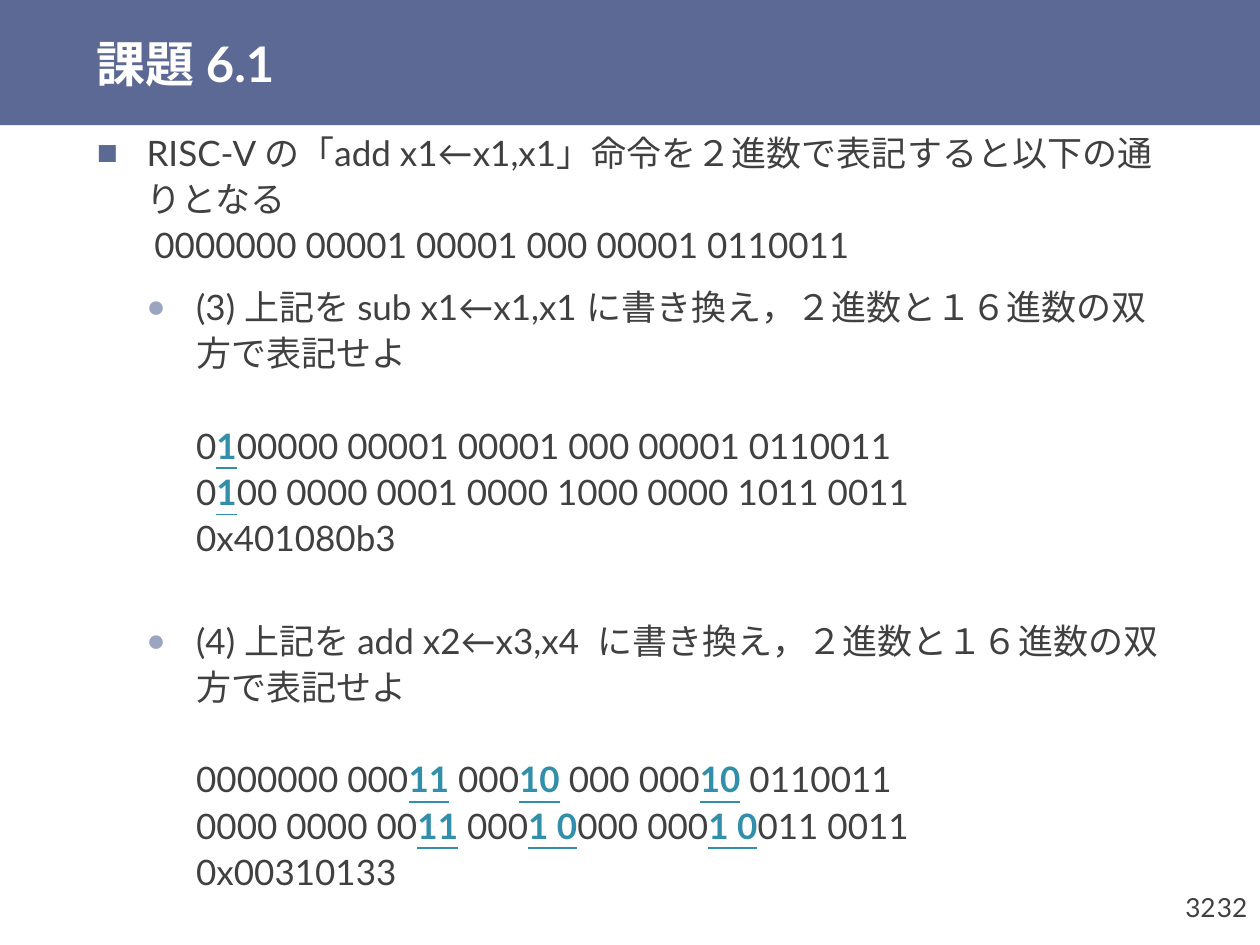
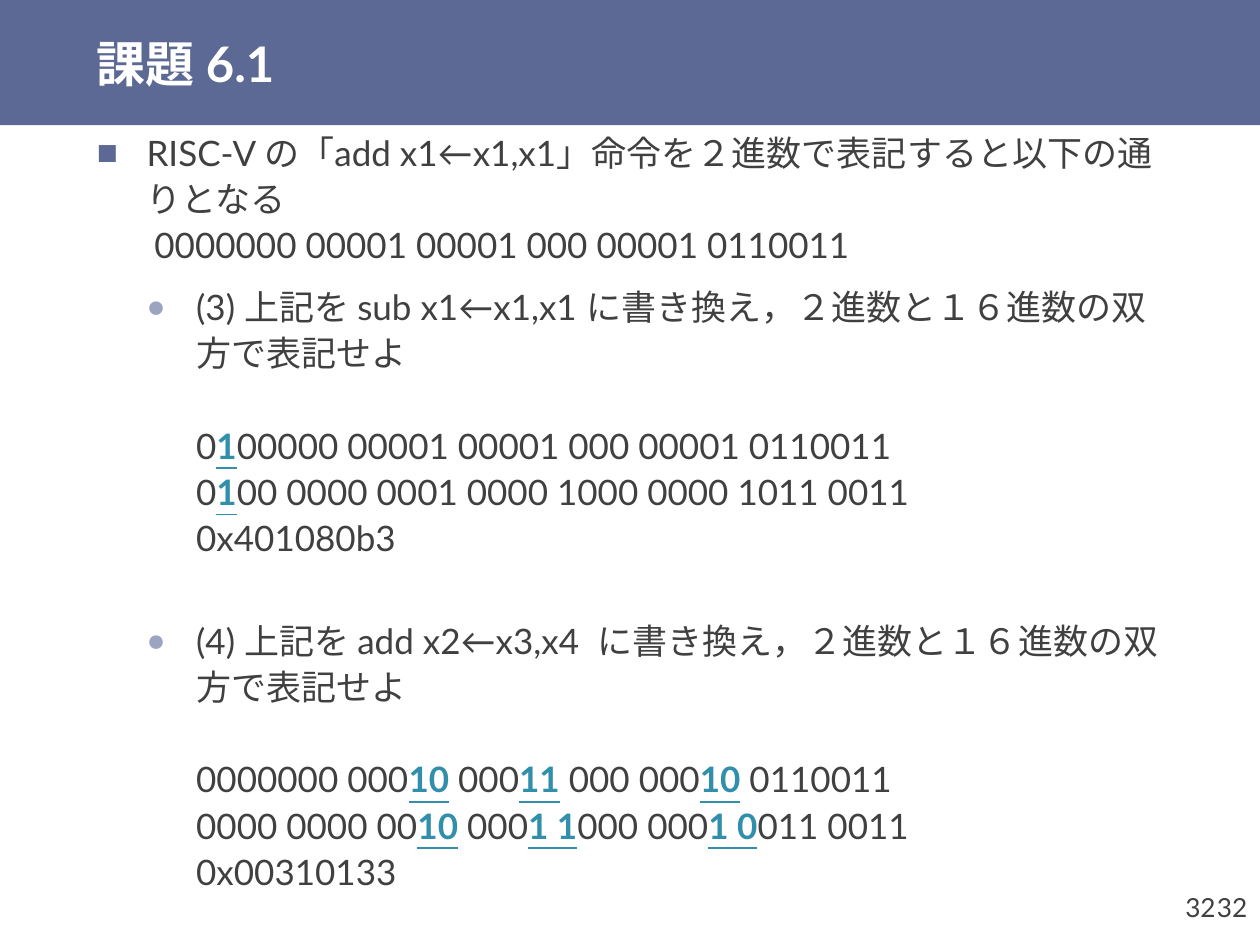
Before and after one commit to shioyadan/otya-computer-architecture-i, a slide deck: slide 32 of cai-shioya-07.pptx. Drawn at 1260x945 pixels with LibreOffice and Linux fonts; fonts in the diff are those of the drawing. Boxes give left, top, right and bottom in pixels: in the first picture for what was removed or moved away, otherwise in the second. Text is boxed around its words. In the diff, an @@ line names an element or a change of style, - is before the commit and + after.

```diff
--- a/cai-shioya-07.pptx
+++ b/cai-shioya-07.pptx
@@ text at bbox=[196, 624, 1158, 886]: text changed @@
-  ● (4) 上記を add x2←x3,x4 に書き換え，２進数と１６進数の双方で表記せよ
-    0000000 00011 00010 000 00010 0110011
-    0000 0000 0011 0001 0000 0001 0011 0011
-    0x00310133
+  ● (4) 上記を add x2←x3,x4 に書き換え，２進数と１６進数の双方で表記せよ
+    0000000 00010 00011 000 00010 0110011
+    0000 0000 0010 0001 1000 0001 0011 0011
+    0x00310133
```
Also in this commit, not shown: 1 slide added, 4 other files.
